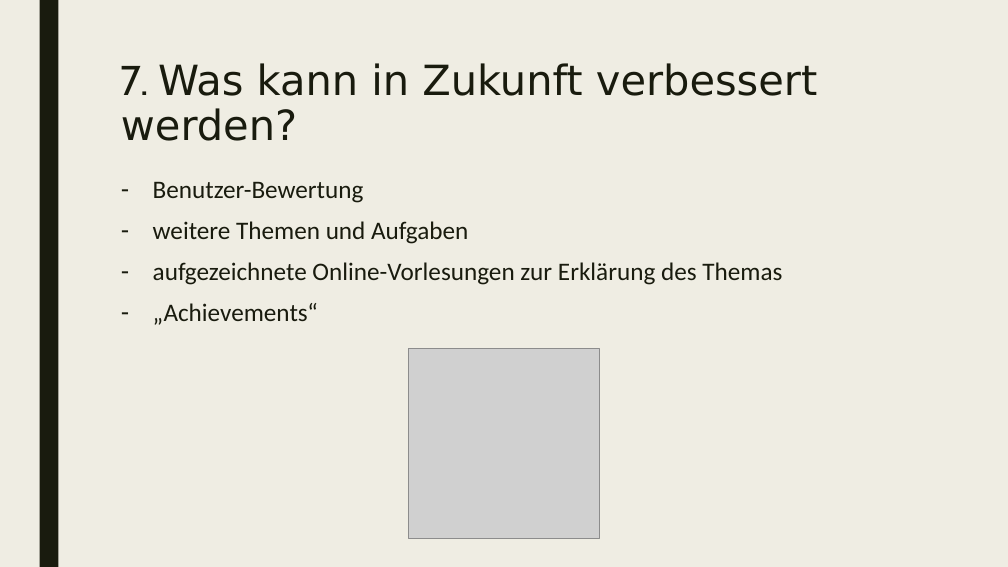
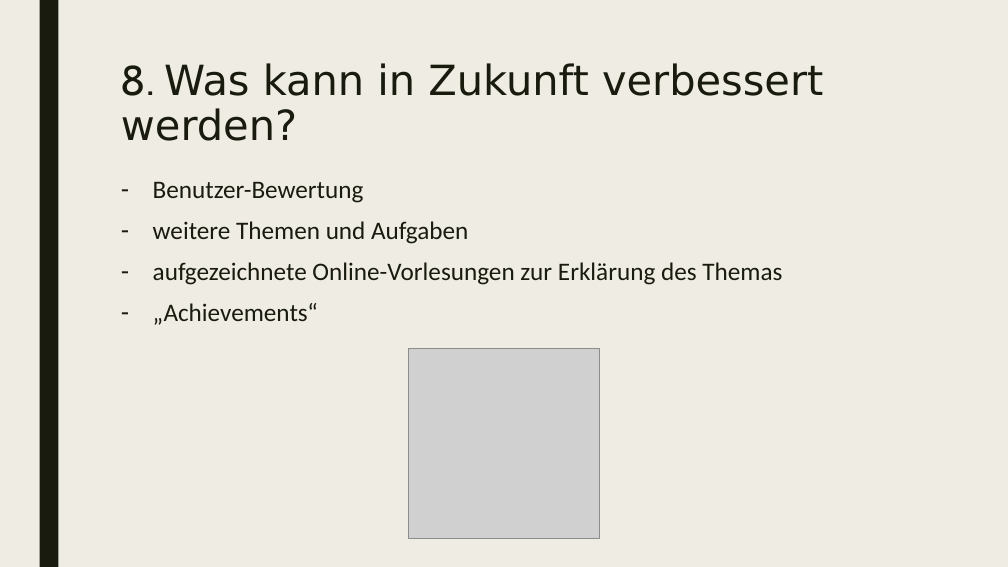
Before and after one commit to ZhannaBelloni/JavaStar, a slide deck: slide 12 of Praktikum_Anwendungssystem.pptx (slide 11 before the commit). Drawn at 1008x567 pixels with LibreOffice and Linux fonts; fonts in the diff are those of the drawing; grey boxes stand for pictures. Boxes give left, top, right and bottom in pixels: in the first picture for what was removed or moved away, otherwise in the second. Text is boxed around its words. In the diff, an @@ line names an element or a change of style, - is before the commit and + after.

```diff
--- a/Praktikum_Anwendungssystem.pptx
+++ b/Praktikum_Anwendungssystem.pptx
@@ title at <box>121,63,823,141</box>: text changed @@
-7. Was kann in Zukunft verbessert werden?
+8. Was kann in Zukunft verbessert werden?
```
Also in this commit, not shown: 2 other slides changed, 1 slide added, 1 other file.
